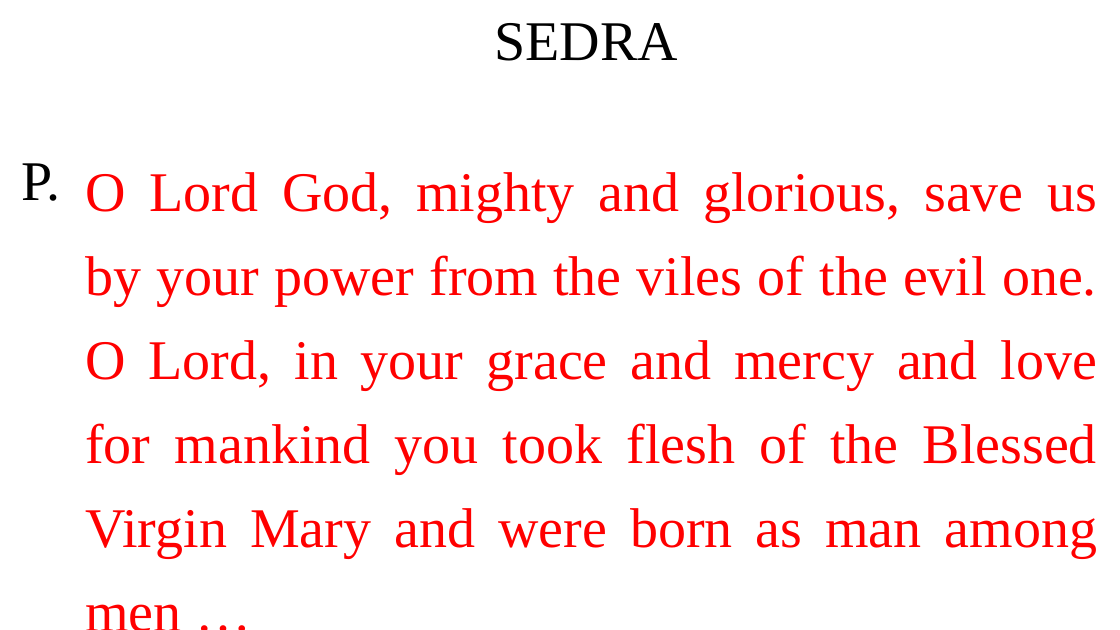
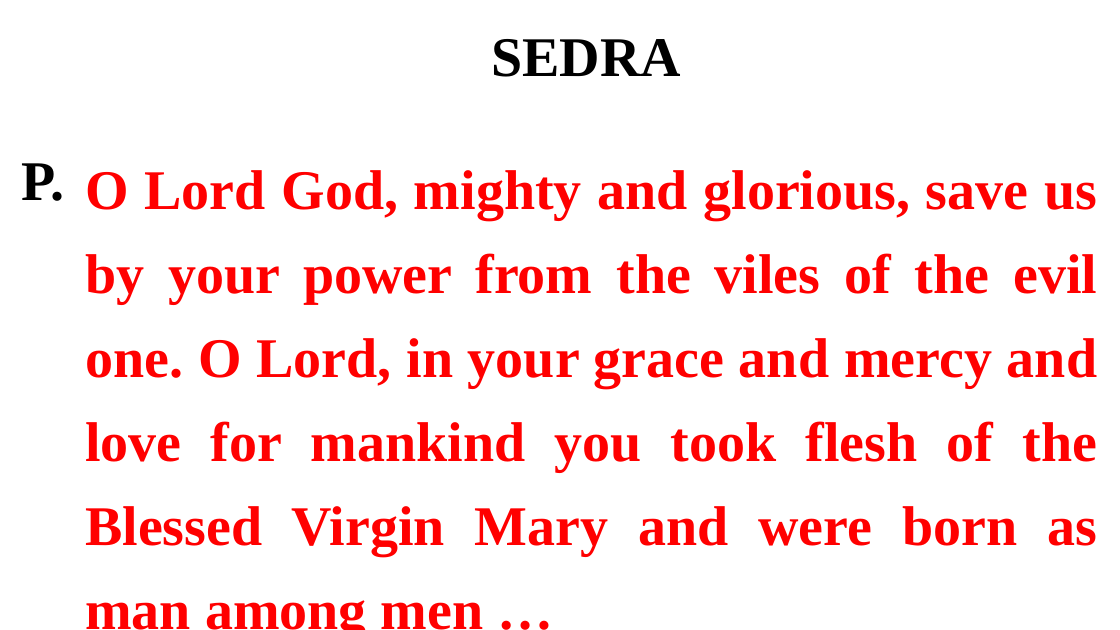
Before and after one commit to gijocode/Church_PPT_Utility, a slide deck: slide 35 of templates/english_service_template.pptx (slide 34 before the commit). Drawn at 1120x630 pixels with LibreOffice and Linux fonts; fonts in the diff are those of the drawing. Boxes give left, top, right and bottom in pixels: in the first picture for what was removed or moved away, otherwise in the second. Text is boxed around its words. In the diff, an @@ line names an element or a change of style, - is before the commit and + after.

```diff
--- a/templates/english_service_template.pptx
+++ b/templates/english_service_template.pptx
@@ text "SEDRA" at (x1=85, y1=39, x2=1098, y2=555): bold on @@
@@ text "SEDRA" moved from (x1=85, y1=23, x2=1097, y2=557) to (x1=85, y1=39, x2=1098, y2=555) @@
@@ text "P." at (x1=22, y1=163, x2=65, y2=201): bold on @@
```
Also in this commit, not shown: 123 other slides changed, 26 slides added, 10 slides removed, 1 other file.
